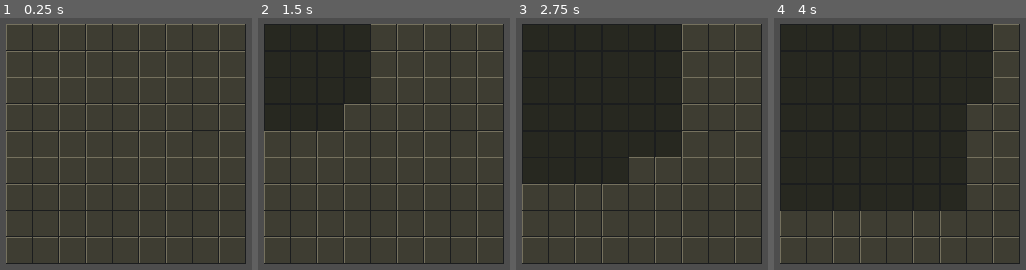
Above: before the commit, frames 1-4 (left to right).
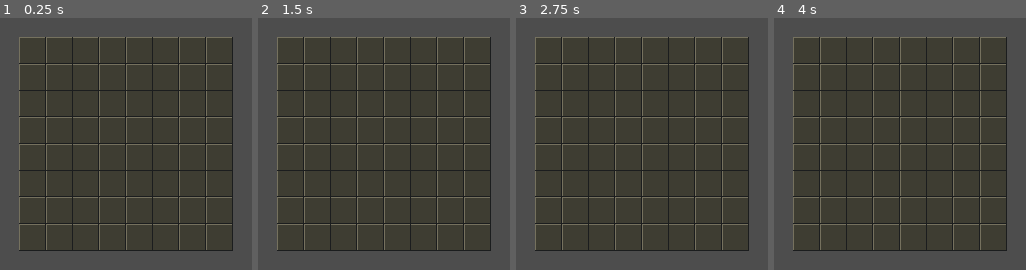
Above: after the commit, the same moments.

Repository: el-falso/SweepersMine
Game: Godot game, scene res://Game/Scenes/World/world.tscn
Two runs of this game, one before a commit and one after it. Both use one fixed random seed, a clock stepped at 60 frames per second and the inputs below.
Inputs (mouse positions are in pixels of both pictures, inside the frame that each line leads up to):
- Up to frame 1 (0.25 s): no input
- Up to frame 2 (1.5 s): tap Enter at 0.5 s; move the mouse to (278, 38) at 0.52 s; press the mouse at (278, 38) at 0.53 s; move the mouse to (303, 38) at 1.27 s; release the mouse at (303, 38) at 1.28 s; right-click (303, 38) at 1.35 s
- Up to frame 3 (2.75 s): click (561, 38) at 1.55 s; move the mouse to (589, 38) at 2.02 s; press the mouse at (589, 38) at 2.03 s
- Up to frame 4 (4 s): move the mouse to (872, 38) at 2.77 s; release the mouse at (872, 38) at 2.78 s; click (872, 38) at 2.85 s; move the mouse to (900, 38) at 3.52 s; hold Right mouse button (mouse_right) from 3.53 s (still down); click (900, 38) at 3.8 s

The runs differ from the first frame. In frame 1, 35% of the frame differs, in the area x 2-98%, y 2-98%; in frame 2, 35%; in frame 3, 33%; in frame 4, 32%.

Commit message:
implemented bombs & numbers, added the win condition

Diff:
--- a/Game/Scenes/Tile/Tile.gd
+++ b/Game/Scenes/Tile/Tile.gd
@@ -3,8 +3,23 @@
 
 signal has_been_revealed(tile: Tile)
 
-var has_bomb : bool = false
+var has_bomb : bool = false:
+	set(value):
+		has_bomb = value
+		$Bomb.visible = true
+		is_empty = false
+	get:
+		return has_bomb
+
 var is_empty : bool = true
+
+var number : int = 0:
+	set(value):
+		number = value
+		$Label.text = str(number)
+		$Label.modulate = number_to_color(value)
+	get:
+		return number
 
 var is_flagged : bool = false:
 	set(value):
@@ -17,6 +32,9 @@
 	set(value):
 		is_revealed = value
 		$Cover.visible = not value
+		if value:
+			#TODO: needs overhaul, really ugly coded
+			get_parent().get_parent().get_parent().numUnopenedTiles -= 1
 	get:
 		return is_revealed
 
@@ -24,6 +42,7 @@
 
 func _ready() -> void:
 	bomb.visible = false
+
 
 func _on_gui_input(event: InputEvent) -> void:
 	if event is InputEventMouseButton:
@@ -34,3 +53,36 @@
 			if not is_revealed:
 				is_revealed = true
 				has_been_revealed.emit(self)
+
+func _increment_number() -> void:
+	$Label.visible = true
+	number += 1
+	$Label.text = str(number)
+
+func _set_color() -> void:
+	if has_bomb:
+		modulate = Color.RED
+	if is_empty:
+		modulate = Color.BLUE
+
+
+func number_to_color(number: int) -> Color:
+	match number:
+		1:
+			return Color.CORNFLOWER_BLUE
+		2:
+			return Color.GREEN_YELLOW
+		3:
+			return Color.RED
+		4:
+			return Color.DARK_BLUE
+		5:
+			return Color.BROWN
+		6:
+			return Color.DARK_SEA_GREEN
+		7:
+			return Color.BLUE_VIOLET
+		8:
+			return Color.DIM_GRAY
+		_:
+			return Color.WHITE
--- a/Game/Scenes/Tile/Tile.tscn
+++ b/Game/Scenes/Tile/Tile.tscn
@@ -31,7 +31,7 @@
 anchor_bottom = 1.0
 grow_horizontal = 2
 grow_vertical = 2
-text = "1"
+text = "0"
 horizontal_alignment = 1
 vertical_alignment = 1
 
--- a/Game/Scenes/World/world.gd
+++ b/Game/Scenes/World/world.gd
@@ -3,14 +3,20 @@
 const TILE := preload("res://Game/Scenes/Tile/Tile.tscn")
 
 var tiles : Array[Tile]
+var bomb_tiles : Array[Tile]
+var numUnopenedTiles : int
 
-@export var height : int = 9
-@export var weight : int = 9
-@export var mines : int = 8
+
+@export var height : int = 8
+@export var weight : int = 8
+@export var mines : int = 9
 
 @onready var playfield: GridContainer = $CenterContainer/Playfield
 
 func _ready() -> void:
+	numUnopenedTiles = height * weight
+
+	# Setup playfield
 	playfield.columns = weight
 	for x in weight:
 		for y in height:
@@ -20,7 +26,18 @@
 			tiles.append(tile)
 			tile.has_been_revealed.connect(flood_fill)
 
+	_setup_bombs()
+	_setup_numbers()
+	#for tile in tiles:
+		#tile._set_color()
+
+func _process(delta: float) -> void:
+	if numUnopenedTiles == mines:
+		print("You won")
+
 func flood_fill(starting_tile: Tile) -> void:
+	if starting_tile.number > 0:
+		return
 	var flood_fill_array : Array[Tile] =[]
 	flood_fill_array.append(starting_tile)
 	while not flood_fill_array.is_empty():
@@ -34,7 +51,23 @@
 				tile.position == (current_tile.position + Vector2(-32, -32)) or \
 				tile.position == (current_tile.position + Vector2(-32, 32)) or \
 				tile.position == (current_tile.position + Vector2(32, -32)):
-					if not tile.is_revealed:
-						await get_tree().create_timer(0.05).timeout
+					if not tile.is_revealed and not tile.has_bomb:
+						await get_tree().create_timer(0.005).timeout
 						tile.is_revealed = true
-						flood_fill_array.append(tile)
+						if tile.number == 0:
+							flood_fill_array.append(tile)
+
+func _setup_bombs() -> void:
+	var index : int = mines
+	while index > 0:
+		var current_tile : Tile = tiles.pick_random()
+		if not current_tile.has_bomb:
+			current_tile.has_bomb = true
+			bomb_tiles.append(current_tile)
+			index -= 1
+
+func _setup_numbers() -> void:
+	for tile in tiles:
+		for bomb in bomb_tiles:
+			if (tile.position - bomb.position).length() == 32 or (tile.position - bomb.position).length() <= 32 * sqrt(2):
+				tile._increment_number()
--- a/project.godot
+++ b/project.godot
@@ -19,7 +19,6 @@
 
 window/size/viewport_width=960
 window/size/viewport_height=540
-window/size/mode=3
 window/stretch/mode="canvas_items"
 
 [input]
Not shown, added: export_presets.cfg
